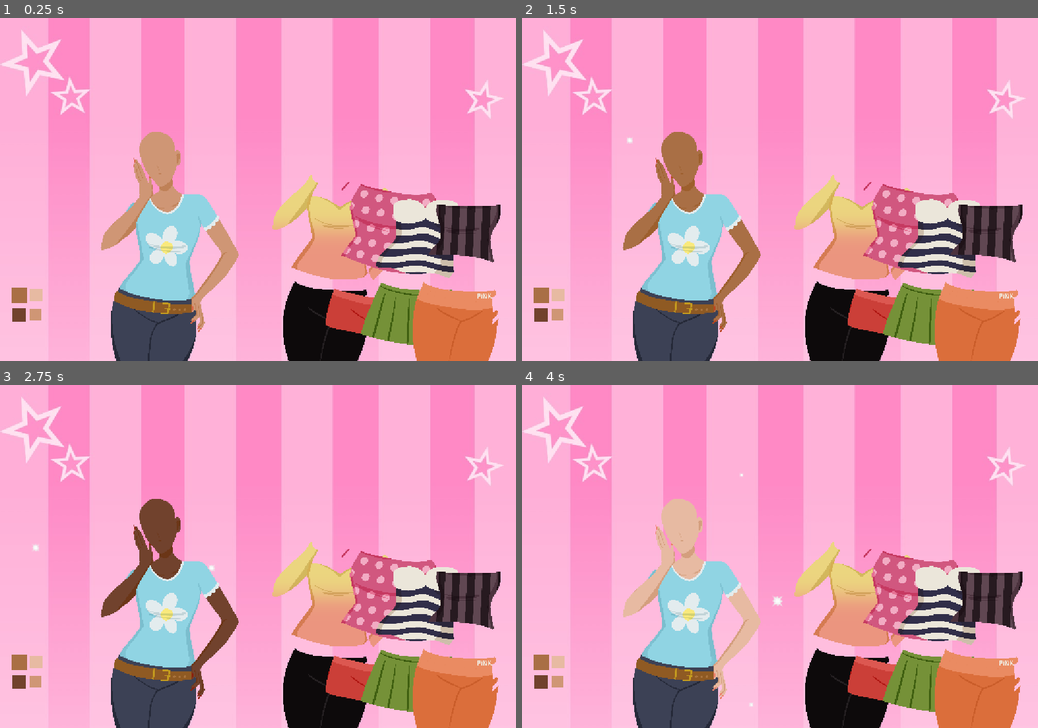
Above: before the commit, frames 1-4 (two rows, left to right).
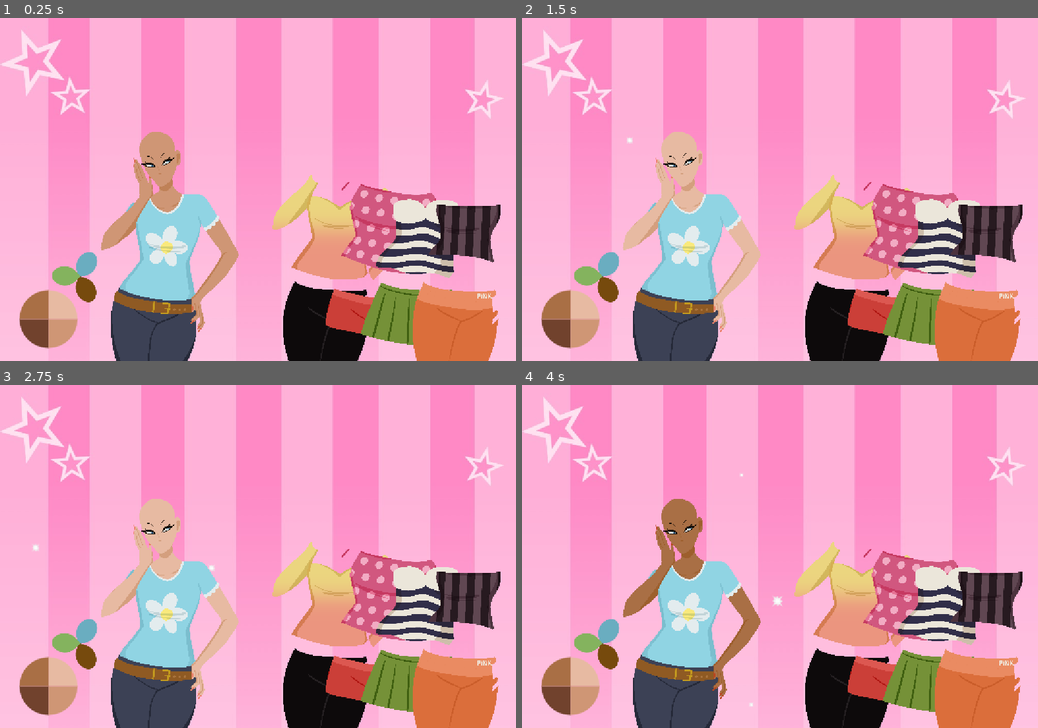
Above: after the commit, the same moments.

Repository: b00kworm4lyf3/ATLS4140-dress-up
Game: Godot game, scene res://main.tscn
The game is run twice, just before and just after one commit, with the same random seed, the same clock (stepped at 60 frames per second) and the same inputs.
Inputs (mouse positions are in pixels of both pictures, inside the frame that each line leads up to):
- Up to frame 1 (0.25 s): no input
- Up to frame 2 (1.5 s): click (542, 295) at 0.52 s; click (583, 306) at 1.27 s
- Up to frame 3 (2.75 s): click (20, 683) at 2.02 s
- Up to frame 4 (4 s): click (558, 700) at 2.77 s; click (558, 662) at 3.52 s

The runs differ from the first frame. In frame 1, 2.5% of the frame differs, in the area x 2-34%, y 39-97%; in frame 2, 5.2%; in frame 3, 5.2%, in the area x 2-47%, y 33-97%; in frame 4, 5.2%.

Commit message:
eye buttons added

Diff:
--- a/main.tscn
+++ b/main.tscn
@@ -16,6 +16,9 @@
 [ext_resource type="Texture2D" uid="uid://crm0c41kc1mw3" path="res://assets/skin_tones/dark_skin.png" id="11_w48qg"]
 [ext_resource type="Texture2D" uid="uid://dhag0u0woh2rm" path="res://assets/skin_tones/medium_skin.png" id="13_vivmo"]
 [ext_resource type="Texture2D" uid="uid://ju62kdg81c7y" path="res://assets/skin_tones/light_skin.png" id="14_2cqfq"]
+[ext_resource type="Texture2D" uid="uid://bdtqb5dmtjx1r" path="res://assets/eyes/blue_eyes.png" id="16_074og"]
+[ext_resource type="Texture2D" uid="uid://bb62j60tm2sil" path="res://assets/eyes/brown_eyes.png" id="17_cegan"]
+[ext_resource type="Texture2D" uid="uid://dc6453wvsuy7e" path="res://assets/eyes/green_eyes.png" id="18_82xsv"]
 
 [sub_resource type="CanvasItemMaterial" id="CanvasItemMaterial_nwoa8"]
 particles_animation = true
@@ -43,8 +46,52 @@
 "speed": 5.0
 }]
 
+[sub_resource type="SpriteFrames" id="SpriteFrames_ip1k6"]
+animations = [{
+"frames": [{
+"duration": 1.0,
+"texture": ExtResource("16_074og")
+}, {
+"duration": 1.0,
+"texture": ExtResource("17_cegan")
+}, {
+"duration": 1.0,
+"texture": ExtResource("18_82xsv")
+}],
+"loop": 1,
+"name": &"default",
+"speed": 5.0
+}]
+
+[sub_resource type="StyleBoxFlat" id="StyleBoxFlat_5tm6j"]
+bg_color = Color(0.90588236, 0.7294118, 0.63529414, 1)
+corner_radius_top_right = 100
+
+[sub_resource type="GDScript" id="GDScript_yaehf"]
+script/source = "extends Button
+
+@onready var model := %model
+
+func _on_pressed() -> void:
+	model.frame = 3
+"
+
+[sub_resource type="StyleBoxFlat" id="StyleBoxFlat_ip1k6"]
+bg_color = Color(0.44313726, 0.25882354, 0.1764706, 1)
+corner_radius_bottom_left = 100
+
+[sub_resource type="GDScript" id="GDScript_2cqfq"]
+script/source = "extends Button
+
+@onready var model := %model
+
+func _on_pressed() -> void:
+	model.frame = 0
+"
+
 [sub_resource type="StyleBoxFlat" id="StyleBoxFlat_gmbx4"]
 bg_color = Color(0.6627451, 0.43529412, 0.27058825, 1)
+corner_radius_top_left = 100
 
 [sub_resource type="GDScript" id="GDScript_vivmo"]
 script/source = "extends Button
@@ -53,34 +100,11 @@
 
 func _on_pressed() -> void:
 	model.frame = 1
-"
-
-[sub_resource type="StyleBoxFlat" id="StyleBoxFlat_ip1k6"]
-bg_color = Color(0.44313726, 0.25882354, 0.1764706, 1)
-
-[sub_resource type="GDScript" id="GDScript_2cqfq"]
-script/source = "extends Button
-
-@onready var model := %model
-
-func _on_pressed() -> void:
-	model.frame = 0
-"
-
-[sub_resource type="StyleBoxFlat" id="StyleBoxFlat_5tm6j"]
-bg_color = Color(0.90588236, 0.7294118, 0.63529414, 1)
-
-[sub_resource type="GDScript" id="GDScript_yaehf"]
-script/source = "extends Button
-
-@onready var model := %model
-
-func _on_pressed() -> void:
-	model.frame = 3
 "
 
 [sub_resource type="StyleBoxFlat" id="StyleBoxFlat_n4aod"]
 bg_color = Color(0.8117647, 0.5882353, 0.45882353, 1)
+corner_radius_bottom_right = 100
 
 [sub_resource type="GDScript" id="GDScript_074og"]
 script/source = "extends Button
@@ -89,6 +113,51 @@
 
 func _on_pressed() -> void:
 	model.frame = 2
+"
+
+[sub_resource type="StyleBoxFlat" id="StyleBoxFlat_fcpkw"]
+bg_color = Color(0.41568628, 0.6784314, 0.7529412, 1)
+corner_radius_top_left = 50
+corner_radius_top_right = 100
+corner_radius_bottom_left = 100
+
+[sub_resource type="GDScript" id="GDScript_cegan"]
+script/source = "extends Button
+
+@onready var eyes := %eyes
+
+func _on_pressed() -> void:
+	eyes.frame = 0
+"
+
+[sub_resource type="StyleBoxFlat" id="StyleBoxFlat_074og"]
+bg_color = Color(0.4627451, 0.2901961, 0.050980393, 1)
+corner_radius_top_left = 50
+corner_radius_top_right = 100
+corner_radius_bottom_left = 100
+
+[sub_resource type="GDScript" id="GDScript_82xsv"]
+script/source = "extends Button
+
+@onready var eyes := %eyes
+
+func _on_pressed() -> void:
+	eyes.frame = 1
+"
+
+[sub_resource type="StyleBoxFlat" id="StyleBoxFlat_getpj"]
+bg_color = Color(0.5176471, 0.7019608, 0.36862746, 1)
+corner_radius_top_left = 50
+corner_radius_top_right = 100
+corner_radius_bottom_left = 100
+
+[sub_resource type="GDScript" id="GDScript_getpj"]
+script/source = "extends Button
+
+@onready var eyes := %eyes
+
+func _on_pressed() -> void:
+	eyes.frame = 2
 "
 
 [node name="dressUpGame" type="Node2D" unique_id=1326834742]
@@ -120,6 +189,12 @@
 frame = 2
 frame_progress = 0.8088405
 
+[node name="eyes" type="AnimatedSprite2D" parent="." unique_id=1395686714]
+unique_name_in_owner = true
+position = Vector2(-200, 24)
+scale = Vector2(0.2, 0.2)
+sprite_frames = SubResource("SpriteFrames_ip1k6")
+
 [node name="Camera2D" type="Camera2D" parent="." unique_id=2003574125]
 position = Vector2(3, -80)
 
@@ -163,51 +238,96 @@
 position = Vector2(500, 24)
 scale = Vector2(0.2, 0.2)
 
-[node name="Button" type="Button" parent="." unique_id=102287164]
-offset_left = -570.0
-offset_top = 150.0
-offset_right = -535.0
-offset_bottom = 185.0
+[node name="skinParent" type="Node2D" parent="." unique_id=1808622998]
+position = Vector2(-484, 155)
+scale = Vector2(1.9200001, 1.9200001)
+
+[node name="skin3" type="Button" parent="skinParent" unique_id=1877654219]
+offset_right = 35.0
+offset_bottom = 35.0
+theme_override_styles/normal = SubResource("StyleBoxFlat_5tm6j")
+theme_override_styles/pressed = SubResource("StyleBoxFlat_5tm6j")
+theme_override_styles/hover = SubResource("StyleBoxFlat_5tm6j")
+theme_override_styles/disabled = SubResource("StyleBoxFlat_5tm6j")
+script = SubResource("GDScript_yaehf")
+metadata/_edit_use_anchors_ = true
+
+[node name="skin2" type="Button" parent="skinParent" unique_id=349055443]
+offset_left = -35.0
+offset_top = 35.0
+offset_bottom = 70.0
+theme_override_styles/normal = SubResource("StyleBoxFlat_ip1k6")
+theme_override_styles/pressed = SubResource("StyleBoxFlat_ip1k6")
+theme_override_styles/hover = SubResource("StyleBoxFlat_ip1k6")
+theme_override_styles/disabled = SubResource("StyleBoxFlat_ip1k6")
+script = SubResource("GDScript_2cqfq")
+metadata/_edit_use_anchors_ = true
+
+[node name="skin1" type="Button" parent="skinParent" unique_id=102287164]
+offset_left = -35.0
+offset_bottom = 35.0
 theme_override_styles/normal = SubResource("StyleBoxFlat_gmbx4")
 theme_override_styles/pressed = SubResource("StyleBoxFlat_gmbx4")
 theme_override_styles/hover = SubResource("StyleBoxFlat_gmbx4")
 theme_override_styles/disabled = SubResource("StyleBoxFlat_gmbx4")
 script = SubResource("GDScript_vivmo")
-
-[node name="Button2" type="Button" parent="." unique_id=349055443]
-offset_left = -568.0
-offset_top = 197.0
-offset_right = -537.0
-offset_bottom = 228.0
-theme_override_styles/normal = SubResource("StyleBoxFlat_ip1k6")
-theme_override_styles/pressed = SubResource("StyleBoxFlat_ip1k6")
-theme_override_styles/hover = SubResource("StyleBoxFlat_ip1k6")
-theme_override_styles/disabled = SubResource("StyleBoxFlat_ip1k6")
-script = SubResource("GDScript_2cqfq")
-
-[node name="Button3" type="Button" parent="." unique_id=1877654219]
-offset_left = -528.0
-offset_top = 152.0
-offset_right = -499.0
-offset_bottom = 181.0
-theme_override_styles/normal = SubResource("StyleBoxFlat_5tm6j")
-theme_override_styles/pressed = SubResource("StyleBoxFlat_5tm6j")
-theme_override_styles/hover = SubResource("StyleBoxFlat_5tm6j")
-theme_override_styles/disabled = SubResource("StyleBoxFlat_5tm6j")
-script = SubResource("GDScript_yaehf")
-
-[node name="Button4" type="Button" parent="." unique_id=1908611914]
-offset_left = -527.0
-offset_top = 199.0
-offset_right = -501.0
-offset_bottom = 225.0
+metadata/_edit_use_anchors_ = true
+
+[node name="skin4" type="Button" parent="skinParent" unique_id=1908611914]
+offset_top = 35.0
+offset_right = 35.0
+offset_bottom = 70.0
 theme_override_styles/normal = SubResource("StyleBoxFlat_n4aod")
 theme_override_styles/pressed = SubResource("StyleBoxFlat_n4aod")
 theme_override_styles/hover = SubResource("StyleBoxFlat_n4aod")
 theme_override_styles/disabled = SubResource("StyleBoxFlat_n4aod")
 script = SubResource("GDScript_074og")
-
-[connection signal="pressed" from="Button" to="Button" method="_on_pressed"]
-[connection signal="pressed" from="Button2" to="Button2" method="_on_pressed"]
-[connection signal="pressed" from="Button3" to="Button3" method="_on_pressed"]
-[connection signal="pressed" from="Button4" to="Button4" method="_on_pressed"]
+metadata/_edit_use_anchors_ = true
+
+[node name="eyesParent" type="Node2D" parent="." unique_id=1671171648]
+position = Vector2(-305, 414.00003)
+rotation = 1.3299736
+scale = Vector2(0.6694351, 0.6694351)
+
+[node name="eyes1" type="Button" parent="eyesParent" unique_id=1968745722]
+offset_left = -536.0
+offset_top = -22.0
+offset_right = -458.0
+offset_bottom = 56.0
+theme_override_styles/normal = SubResource("StyleBoxFlat_fcpkw")
+theme_override_styles/pressed = SubResource("StyleBoxFlat_fcpkw")
+theme_override_styles/hover = SubResource("StyleBoxFlat_fcpkw")
+theme_override_styles/disabled = SubResource("StyleBoxFlat_fcpkw")
+script = SubResource("GDScript_cegan")
+
+[node name="eyes2" type="Button" parent="eyesParent" unique_id=1070552146]
+offset_left = -356.0
+offset_top = 27.000015
+offset_right = -278.0
+offset_bottom = 105.000015
+rotation = 2.1073234
+theme_override_styles/normal = SubResource("StyleBoxFlat_074og")
+theme_override_styles/pressed = SubResource("StyleBoxFlat_074og")
+theme_override_styles/hover = SubResource("StyleBoxFlat_074og")
+theme_override_styles/disabled = SubResource("StyleBoxFlat_074og")
+script = SubResource("GDScript_82xsv")
+
+[node name="eyes3" type="Button" parent="eyesParent" unique_id=1278420119]
+offset_left = -490.00006
+offset_top = 154.00002
+offset_right = -412.00006
+offset_bottom = 232.00002
+rotation = 4.207911
+theme_override_styles/normal = SubResource("StyleBoxFlat_getpj")
+theme_override_styles/pressed = SubResource("StyleBoxFlat_getpj")
+theme_override_styles/hover = SubResource("StyleBoxFlat_getpj")
+theme_override_styles/disabled = SubResource("StyleBoxFlat_getpj")
+script = SubResource("GDScript_getpj")
+
+[connection signal="pressed" from="skinParent/skin3" to="skinParent/skin3" method="_on_pressed"]
+[connection signal="pressed" from="skinParent/skin2" to="skinParent/skin2" method="_on_pressed"]
+[connection signal="pressed" from="skinParent/skin1" to="skinParent/skin1" method="_on_pressed"]
+[connection signal="pressed" from="skinParent/skin4" to="skinParent/skin4" method="_on_pressed"]
+[connection signal="pressed" from="eyesParent/eyes1" to="eyesParent/eyes1" method="_on_pressed"]
+[connection signal="pressed" from="eyesParent/eyes2" to="eyesParent/eyes2" method="_on_pressed"]
+[connection signal="pressed" from="eyesParent/eyes3" to="eyesParent/eyes3" method="_on_pressed"]
--- /dev/null
+++ b/scripts/eyes.gd
@@ -0,0 +1,6 @@
+extends Button
+
+@onready var eyes := %eyes
+
+func _on_pressed() -> void:
+	eyes.frame = 0
Not shown, added: scripts/eyes.gd.uid
